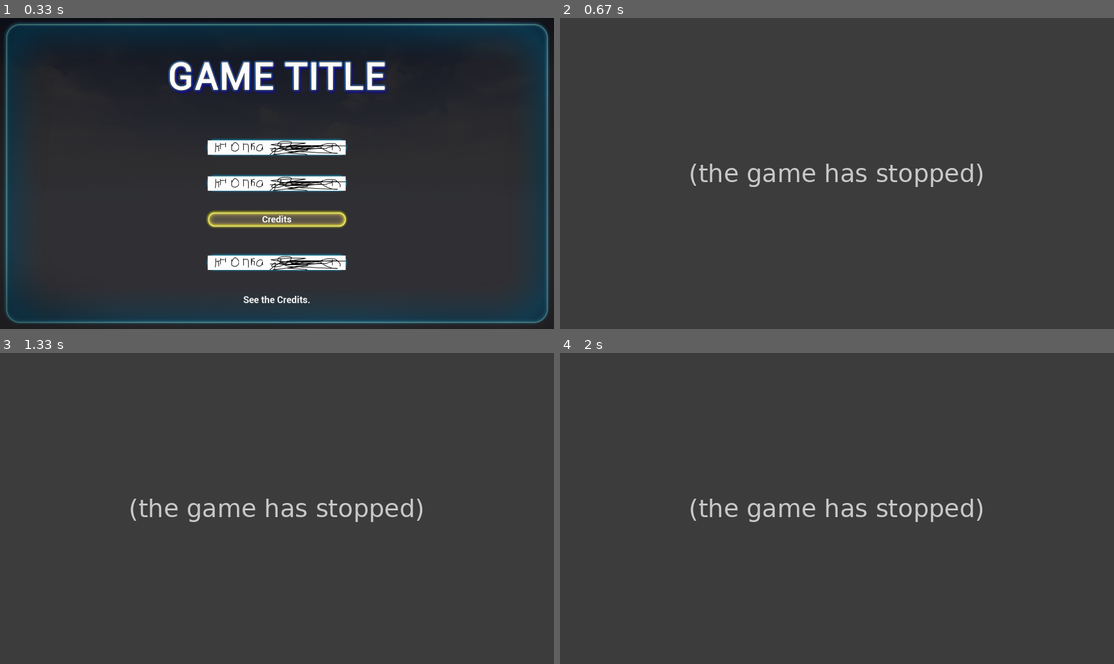
Above: before the commit, frames 1-4 (two rows, left to right).
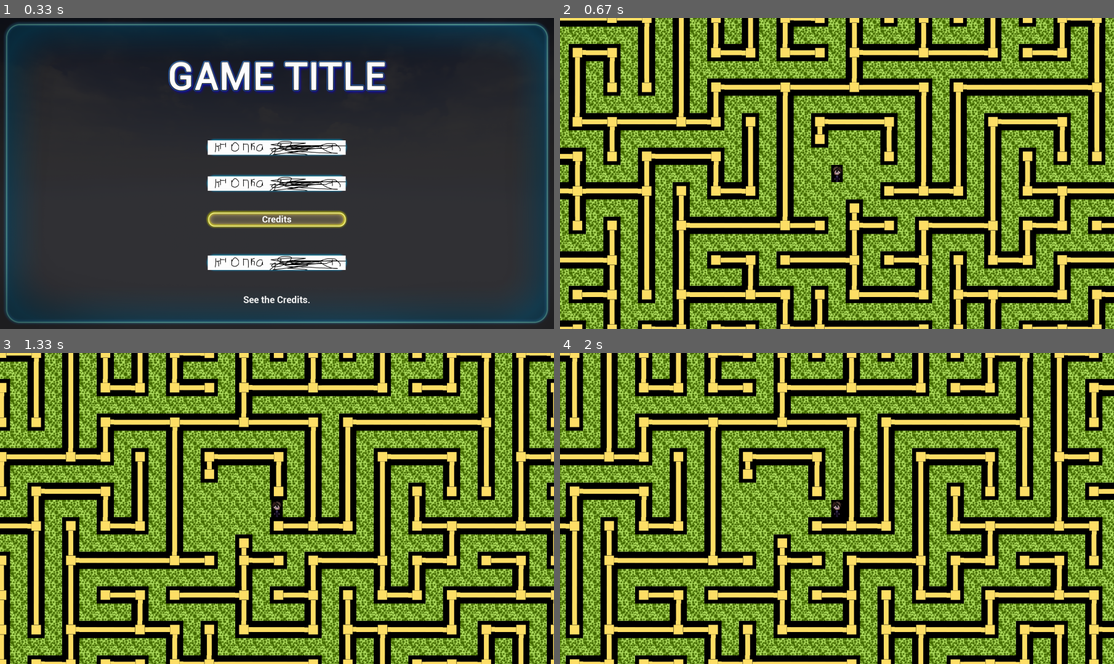
Above: after the commit, the same moments.

Repository: Hanavey/ProjectPyGame
Game: pygame game, started from init.py
The game is run twice, just before and just after one commit, with the same random seed, the same clock (stepped at 60 frames per second) and the same inputs.
Inputs (mouse positions are in pixels of both pictures, inside the frame that each line leads up to):
- Up to frame 1 (0.33 s): no input
- Up to frame 2 (0.67 s): click (837, 148) at 0.38 s
- Up to frame 3 (1.33 s): hold Right 0.67-1.13 s; hold Up from 1.17 s (still down)
- Up to frame 4 (2 s): release Up at 1.47 s; hold Right 1.5-1.97 s

Frame 1 is identical in both runs. In frame 2, 100% of the frame differs, in the area x 0-100%, y 0-100%; in frame 3, 100%; in frame 4, 100%.
Error before the commit: TypeError: Player.move() missing 1 required positional argument: 'exit_maze' (init.py line 137); the game stopped at 0.38 s (later frames are placeholders)

Commit message:
изменение логики игры (добавление выхода)

Diff:
--- a/init.py
+++ b/init.py
@@ -14,12 +14,13 @@
 from main.logic.board import Board
 from main.logic.player import Player
 from main.logic.grass import Grass
+from main.logic.exit_maze import ExitMaze
+from main.logic.camera import Camera
 
 
 screen = pygame.display.set_mode((1920, 1080))
-board = Board(32, 18)
 cell_size = 60
-board.set_view(0, 0, cell_size)
+all_sprites_group = pygame.sprite.Group()
 
 
 def option() -> None:
@@ -49,9 +50,6 @@
         "right": layout[y][x + 1] if x < len(layout[0]) - 1 else 0,  # Справа
     }
 
-    # Отладка: вывод соседей
-    print(f"Cell ({x}, {y}) neighbors: {neighbors}")
-
     # Определяем тип стены
     if all(v == 0 for v in neighbors.values()):
         return 0  # Wall0: одиночная стена
@@ -101,31 +99,55 @@
     return 1
 
 
+def get_exit_stage(layout, x, y):
+    neighbors = {
+        "top": layout[y - 1][x] if y > 0 else 0,  # Сверху
+        "bottom": layout[y + 1][x] if y < len(layout) - 1 else 0,  # Снизу
+        "left": layout[y][x - 1] if x > 0 else 0,  # Слева
+        "right": layout[y][x + 1] if x < len(layout[0]) - 1 else 0,  # Справа
+    }
+
+    if neighbors["left"] and neighbors["right"]:
+        return 1
+    if neighbors["top"] and neighbors["bottom"]:
+        return 2
+
+
 def create_walls(layout):
     walls = pygame.sprite.Group()
     grass = pygame.sprite.Group()
+    exit_maze = pygame.sprite.Group()
     for y, row in enumerate(layout):
         for x, cell in enumerate(row):
+            Grass((x, y), cell_size, grass, all_sprites_group)
             if cell == 1:  # Если клетка - стена
                 wall_stage = get_wall_stage(layout, x, y)
-                Wall((x, y), cell_size, wall_stage, walls)
-            Grass((x, y), cell_size, grass)
-    return walls, grass
+                Wall((x, y), cell_size, wall_stage, walls, all_sprites_group)
+            if cell == 3:
+                exit_stage = get_exit_stage(layout, x, y)
+                ExitMaze((x, y), cell_size, exit_stage, exit_maze, all_sprites_group)
+    return walls, grass, exit_maze
 
 
 def play() -> None:
+    board = Board(60, 60)  # 60x60 клеток
+    board.set_view(0, 0, cell_size)
     screen.fill((0, 0, 0))
     clock1 = pygame.time.Clock()
-    walls = create_walls(board.board)[0]
-    grass = create_walls(board.board)[1]
-    coords = []
-    for i, row in enumerate(board.board):
-        for j, value in enumerate(row):
-            if value == np.uint8(0):
-                coords.append((i, j))
-    i, j = choice(coords)
-    player = Player(((cell_size + 1 )* i, (cell_size + 1) * j), cell_size)
+    walls_data = create_walls(board.board)
+    walls = walls_data[0]
+    exit_maze = walls_data[2]
+    camera = Camera(board.width * cell_size, board.height * cell_size, 1920, 1080)
+
+    # Центр мира в пикселях
+    world_center_x = (board.width * cell_size) // 2
+    world_center_y = (board.height * cell_size) // 2
+
+    # Создаём игрока в центре мира
+    player = Player((world_center_x, world_center_y), cell_size, all_sprites_group)
+
     menu_btn = Button(screen, (10, 10), (30, 30), surface=screen)
+
     while True:
         for event in pygame.event.get():
             if event.type == pygame.QUIT:
@@ -133,14 +155,23 @@
                 sys.exit()
             if event.type == pygame.MOUSEBUTTONDOWN:
                 menu_btn.connect(menu, event.pos)
+
         keys = pygame.key.get_pressed()
-        player.move(keys, walls)
+        check = player.move(keys, walls, exit_maze)
+        if check:
+            break
+
+        # Обновление экрана
+        camera.update(player)
+
         screen.fill((0, 0, 0))  # Заливка фона
-        grass.draw(screen)
-        walls.draw(screen)  # Рисуем стены
-        screen.blit(player.image, player.rect.topleft)
+
+        for sprite in all_sprites_group:
+            screen.blit(sprite.image, camera.apply(sprite))
+
+
         pygame.display.flip()
-        clock1.tick(120)
+        clock1.tick(75)
 
 
 def quit_screen(screen_start) -> None:
